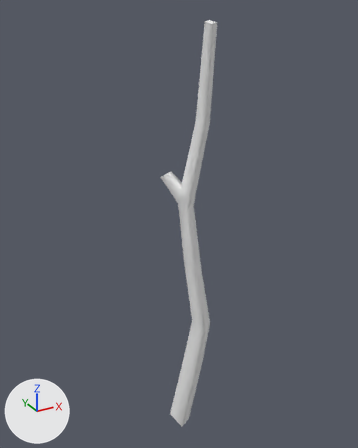
Two versions of the glTF model Structures Plus/models/c90part_d83a84e6cb4fb0902335a59f.glb, one commit apart.
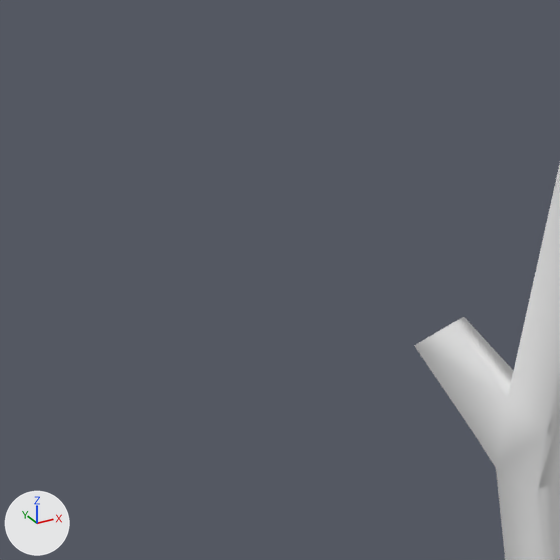
There are two pictures of each version: one whole from a 50 mm lens placed at (-0.51, -1.699, 2.681), pointed at (1.001, 1.048, 1.308), one close up on the part from 20% to 54% of the width and 23% to 50% of the height. Arrows for +X, +Y and +Z are at lower left; the lights stay in place. The older version's two pictures come first. Vertices at exactly the same position are counted once.
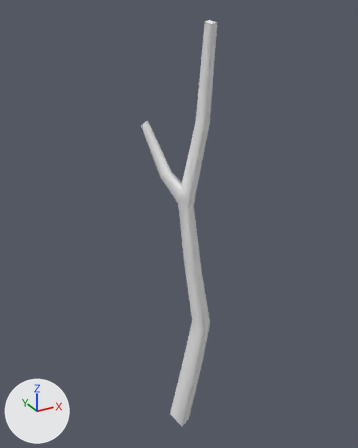
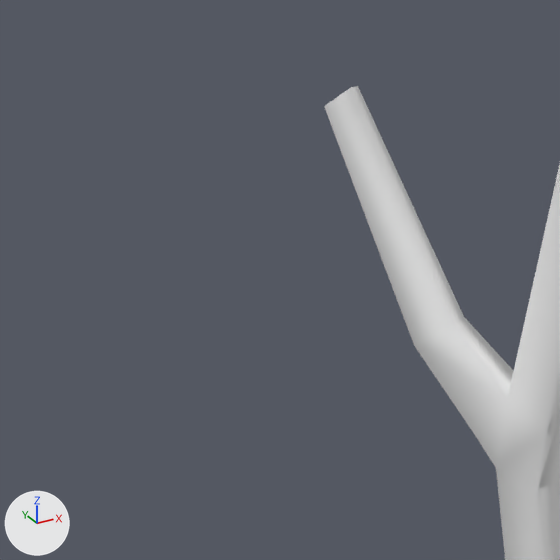
Patch to the scene script:
```diff
--- a/Structures Plus/models/c90part_d83a84e6cb4fb0902335a59f.glb.py
+++ b/Structures Plus/models/c90part_d83a84e6cb4fb0902335a59f.glb.py
@@ me_mesh_0 @@
 # used by ob_cube; location = (0.0, 0.0, 0.0)
-me_mesh_0.from_pydata(...)  # 173 vertices, 340 faces; spans x 0.88..1.1, y 0.67..1.12, z -0.37..2.61
+me_mesh_0.from_pydata(...)  # 177 vertices, 350 faces; spans x 0.82..1.1, y 0.67..1.28, z -0.37..2.61
+# me_mesh_0 part 1
+# 4 vertices are added at (0.85, 1.21, 2.0), (0.82, 1.24, 1.97), (0.85, 1.28, 1.96), (0.88, 1.24, 2.0)
+# 8 new faces join them, mat_whitetrunk (white #e7e7e7)
+# 2 new faces join them, mat_wood (white #e7e7e7)
 me_mesh_0.materials.append(mat_whitetrunk)
```

Where the change shows, as pixel boxes [x1, y1, x2, y2] in the close-ups (560 x 560 px):
'Cube', reshaped: before [414, 164, 560, 560]; after [324, 86, 560, 560]
part 1 of me_mesh_0, added: after [324, 86, 464, 345]
